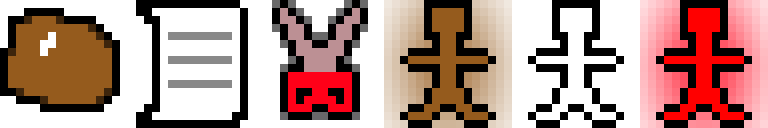
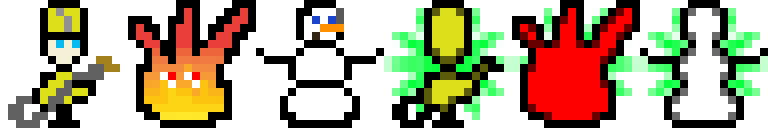
Comparing the layer stacks of the two 768×128 images. Changes:
removed layer "Layer 8" over [640, 0, 768, 128]
removed layer "Layer 7" over [384, 0, 512, 128]
removed layer "Layer 6" over [512, 0, 640, 128]
added layer "Layer 13 copy" (linear burn) above "Layer 11 copy" over [392, 0, 504, 128]
added layer "Layer 11 copy" (linear burn) above "Layer 10 copy" over [512, 0, 640, 128]
added layer "Layer 10 copy" (linear burn) above "Layer 13" over [640, 0, 768, 128]
renamed "Layer 1" to "Layer 13", moved it above "Layer 5", painted on it over [0, 0, 120, 128]
renamed "Layer 3" to "Layer 11", painted on it over [128, 0, 256, 128]
renamed "Layer 2" to "Layer 10", painted on it over [256, 0, 384, 128]
added layer "Layer 12 copy 3" above "Layer 12 copy 2" over [640, 0, 768, 128]
added layer "Layer 12 copy 2" above "Layer 12 copy" over [512, 0, 640, 128]
added layer "Layer 12 copy" above "Background" over [384, 0, 512, 128]
